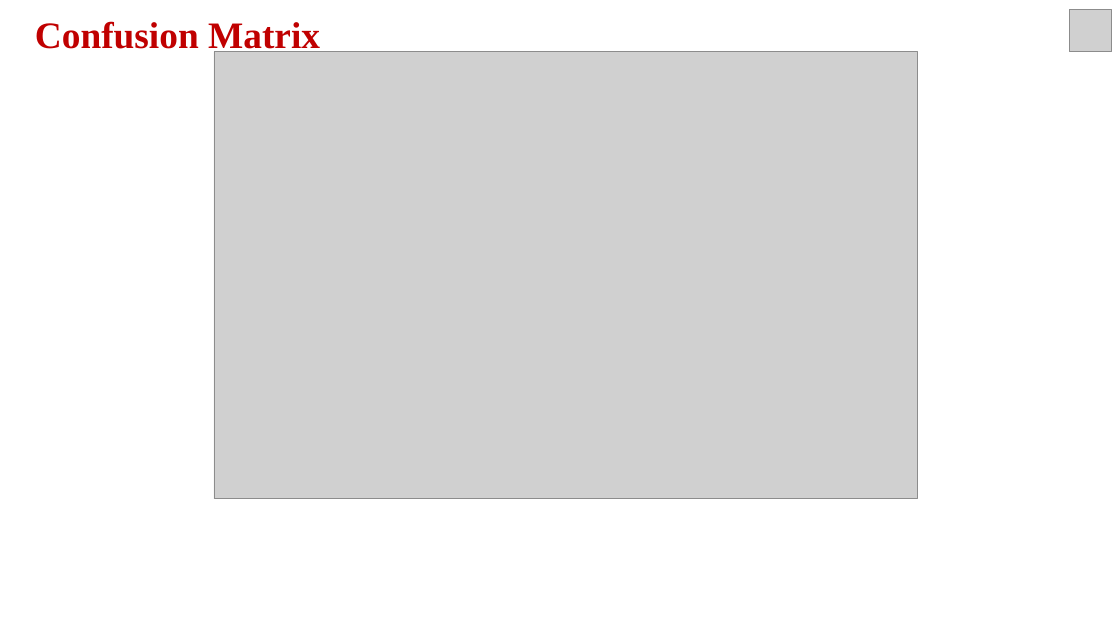
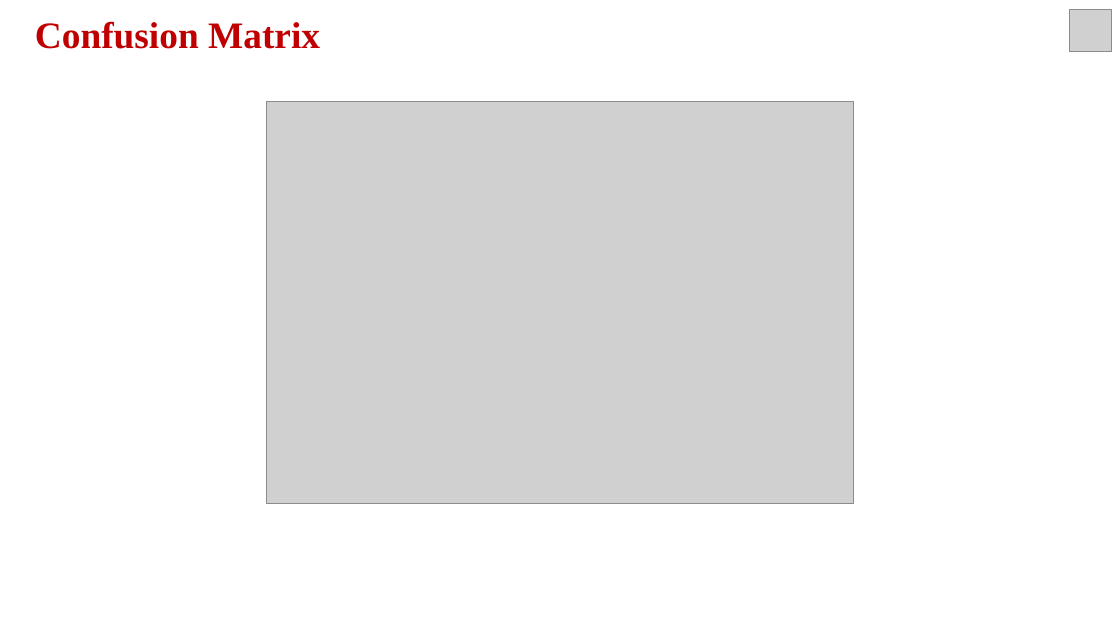
Before and after one commit to varsha-rani-15/Coronavirus-Tweet-Sentiment-Analysis, a slide deck: slide 21 of ML Classification_Presentation.pptx (slide 19 before the commit). Drawn at 1120x630 pixels with LibreOffice and Linux fonts; fonts in the diff are those of the drawing; grey boxes stand for pictures. Boxes give left, top, right and bottom in pixels: in the first picture for what was removed or moved away, otherwise in the second. Text is boxed around its words. In the diff, an @@ line names an element or a change of style, - is before the commit and + after.

```diff
--- a/ML Classification_Presentation.pptx
+++ b/ML Classification_Presentation.pptx
@@ text "Confusion Matrix" rewrapped from (x1=35, y1=21, x2=320, y2=55) to (x1=35, y1=21, x2=320, y2=49) @@
@@ picture resized from (x1=214, y1=52, x2=918, y2=499) to (x1=266, y1=102, x2=853, y2=503) @@
```
Also in this commit, not shown: 14 other slides changed, 2 slides added.
